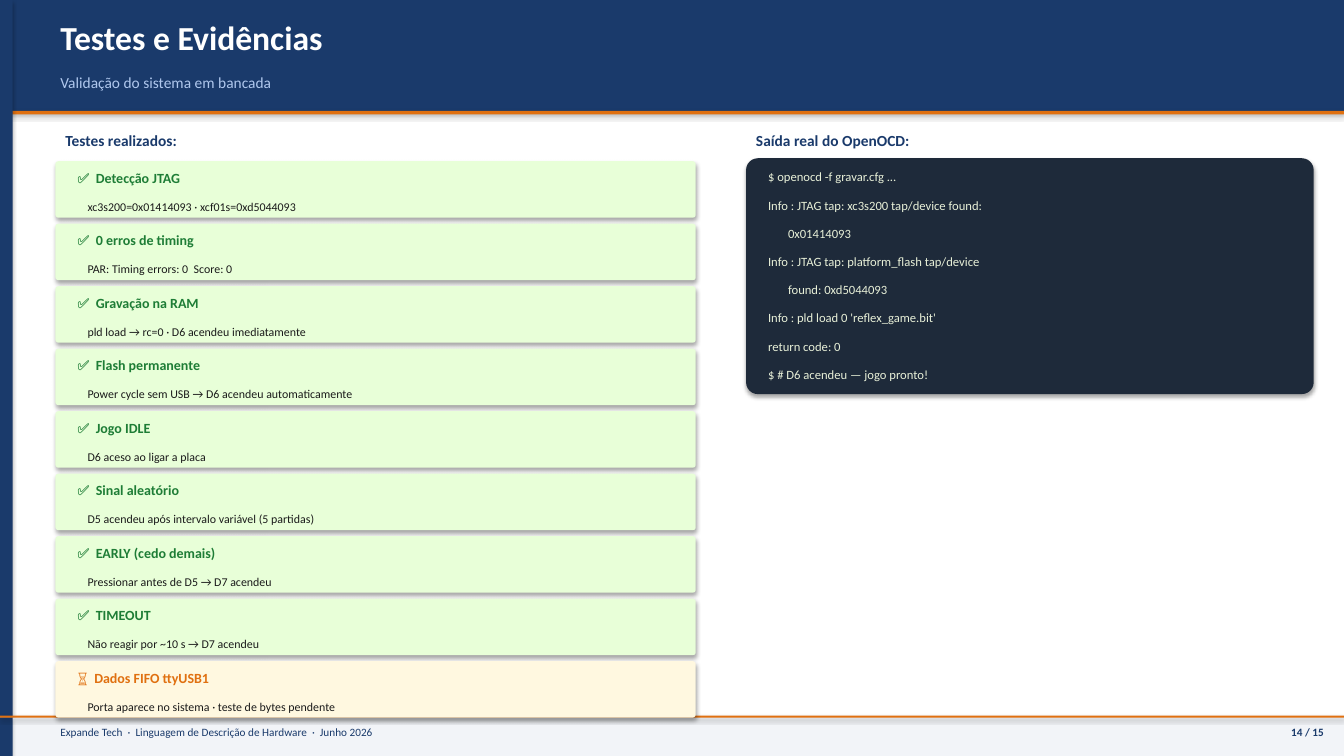
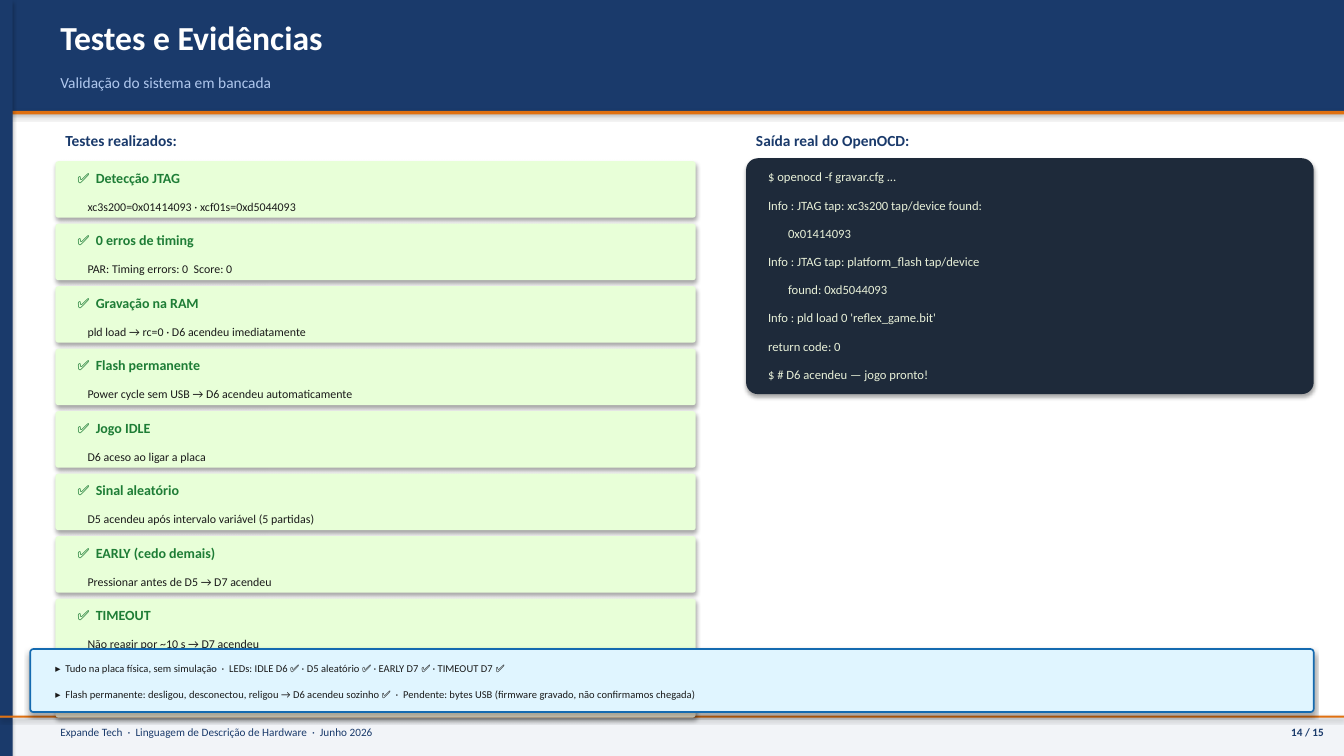
Before and after one commit to MaiconFonsecaHk/fpga-systems-lab, a slide deck: slide 14 of doc/trabalho_final/apresentar/apresentacao_jogo_reflexo.pptx. Drawn at 1344x756 pixels with LibreOffice and Linux fonts; fonts in the diff are those of the drawing. Boxes give left, top, right and bottom in pixels: in the first picture for what was removed or moved away, otherwise in the second. Text is boxed around its words. In the diff, an @@ line names an element or a change of style, - is before the commit and + after.

```diff
--- a/doc/trabalho_final/apresentar/apresentacao_jogo_reflexo.pptx
+++ b/doc/trabalho_final/apresentar/apresentacao_jogo_reflexo.pptx
@@ rounded rectangle added at (30,649,1314,712), fill #E0F5FF, outline #146AB0 1.2 pt @@
@@ text added at (65,664,493,674), 7.5 pt, text #1A1A1A @@
+▸ Tudo na placa física, sem simulação · LEDs: IDLE D6 ✅ · D5 aleatório ✅ · EARLY D7 ✅ · TIMEOUT D7 ✅
@@ text removed at (94,673,209,685) @@
-⏳ Dados FIFO ttyUSB1
@@ text added at (65,690,695,700), 7.5 pt, text #1A1A1A @@
+▸ Flash permanente: desligou, desconectou, religou → D6 acendeu sozinho ✅ · Pendente: bytes USB (firmware gravado, não confirmamos chegada)
```
Also in this commit, not shown: 4 other slides changed, 1 other file.
